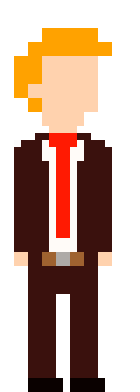
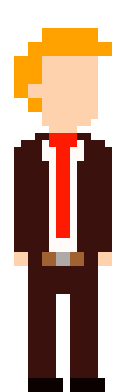
Comparing the layer stacks of the two 140 × 392 images. Changes:
painted on "Background" over [84, 112, 98, 126]
